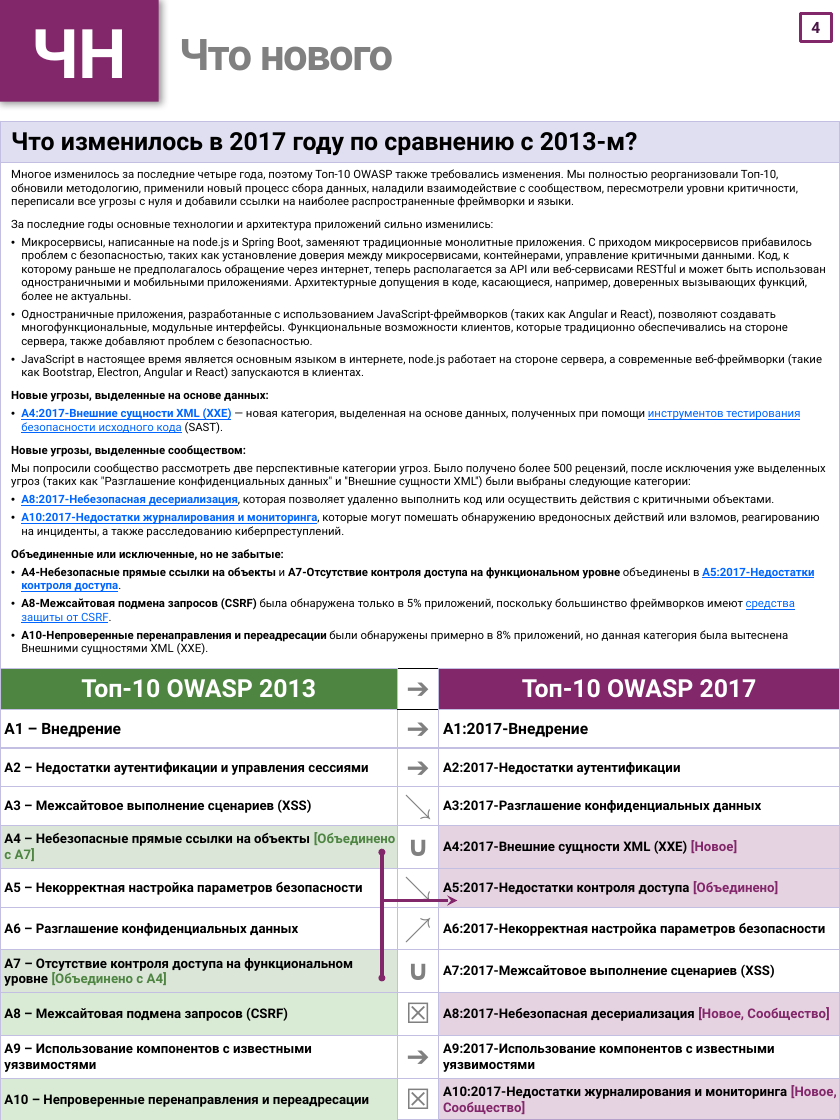
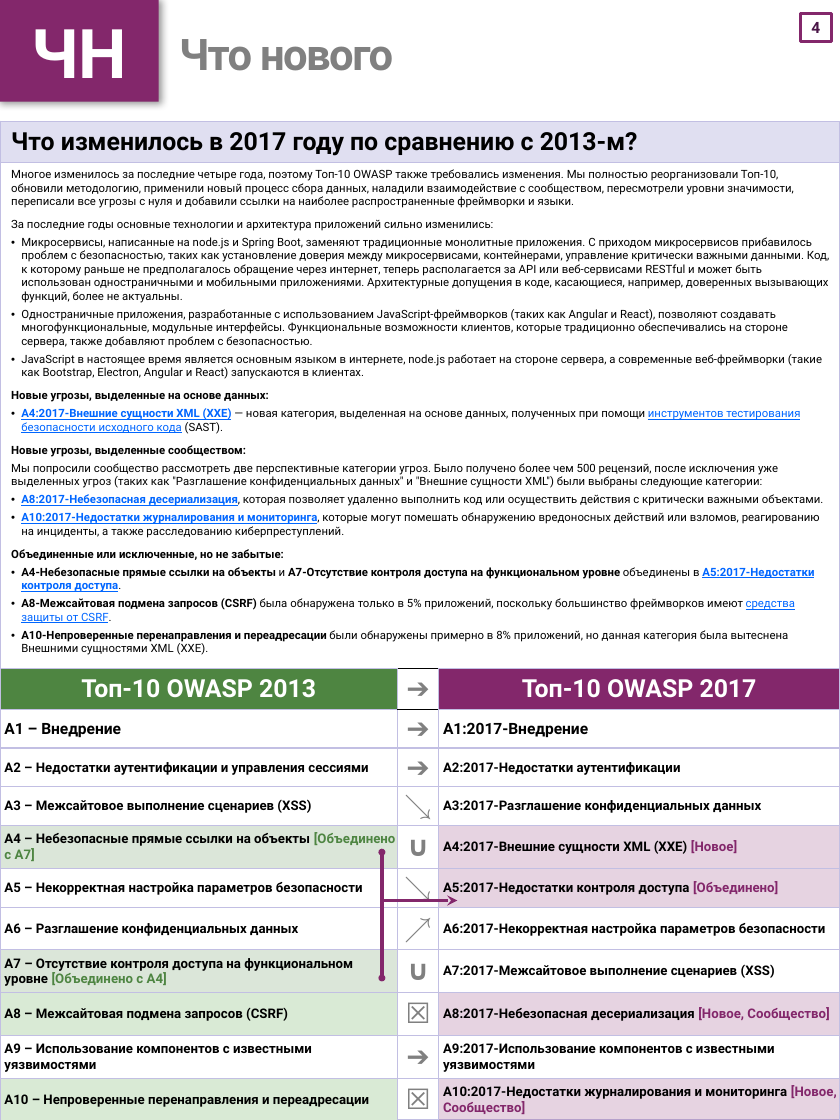
Before and after one commit to OWASP/Top10, a slide deck: slide 5 of 2017/OWASP Top 10-2017-ru.pptx. Drawn at 840x1120 pixels with LibreOffice and Linux fonts; fonts in the diff are those of the drawing. Boxes give left, top, right and bottom in pixels: in the first picture for what was removed or moved away, otherwise in the second. Text is boxed around its words. In the diff, an @@ line names an element or a change of style, - is before the commit and + after.

```diff
--- a/2017/OWASP Top 10-2017-ru.pptx
+++ b/2017/OWASP Top 10-2017-ru.pptx
@@ table at box(0, 121, 840, 1119) @@
@@ row 2, column 1: "Многое изменилось за последние четыре года, поэтому Топ-10 OWASP также требовались изменения. Мы полностью реорганизовали Топ-10, обновили методологию, применили новый процесс сбора данных, наладили взаимодействие с сообществом, пересмотрели уровни критичности, переписали все угрозы с нуля и добавили ссылки на наиболее распространенные фреймворки и языки. / За последние годы основные технологии и архитектура приложений сильно изменились: / Микросервисы, написанные на node.js и Spring Boot, заменяют традиционные монолитные приложения. С приходом микросервисов прибавилось проблем с безопасностью, таких как установление доверия между микросервисами, контейнерами, управление критичными данными. Код, к которому раньше не предполагалось обращение через интернет, теперь располагается за API или веб-сервисами RESTful и может быть использован одностраничными и мобильными приложениями. Архитектурные допущения в коде, касающиеся, например, доверенных вызывающих функций, более не актуальны. / Одностраничные приложения, разработанные с использованием JavaScript-фреймворков (таких как Angular и React), позволяют создавать многофункциональные, модульные интерфейсы. Функциональные возможности клиентов, которые традиционно обеспечивались на стороне сервера, также добавляют проблем с безопасностью. / JavaScript в настоящее время является основным языком в интернете, node.js работает на стороне сервера, а современные веб-фреймворки (такие как Bootstrap, Electron, Angular и React) запускаются в клиентах. / Новые угрозы, выделенные на основе данных: / A4:2017-Внешние сущности XML (XXE) — новая категория, выделенная на основе данных, полученных при помощи инструментов тестирования безопасности исходного кода (SAST). / Новые угрозы, выделенные сообществом: / Мы попросили сообщество рассмотреть две перспективные категории угроз. Было получено более 500 рецензий, после исключения уже выделенных угроз (таких как "Разглашение конфиденциальных данных" и "Внешние сущности XML") были выбраны следующие категории: / A8:2017-Небезопасная десериализация, которая позволяет удаленно выполнить код или осуществить действия с критичными объектами. / A10:2017-Недостатки журналирования и мониторинга, которые могут помешать обнаружению вредоносных действий или взломов, реагированию на инциденты, а также расследованию киберпреступлений. / Объединенные или исключенные, но не забытые: / A4-Небезопасные прямые ссылки на объекты и A7-Отсутствие контроля доступа на функциональном уровне объединены в A5:2017-Недостатки контроля доступа. / A8-Межсайтовая подмена запросов (CSRF) была обнаружена только в 5% приложений, поскольку большинство фреймворков имеют средства защиты от CSRF. / A10-Непроверенные перенаправления и переадресации были обнаружены примерно в 8% приложений, но данная категория была вытеснена Внешними сущностями XML (XXE)." to "Многое изменилось за последние четыре года, поэтому Топ-10 OWASP также требовались изменения. Мы полностью реорганизовали Топ-10, обновили методологию, применили новый процесс сбора данных, наладили взаимодействие с сообществом, пересмотрели уровни значимости, переписали все угрозы с нуля и добавили ссылки на наиболее распространенные фреймворки и языки. / За последние годы основные технологии и архитектура приложений сильно изменились: / Микросервисы, написанные на node.js и Spring Boot, заменяют традиционные монолитные приложения. С приходом микросервисов прибавилось проблем с безопасностью, таких как установление доверия между микросервисами, контейнерами, управление критически важными данными. Код, к которому раньше не предполагалось обращение через интернет, теперь располагается за API или веб-сервисами RESTful и может быть использован одностраничными и мобильными приложениями. Архитектурные допущения в коде, касающиеся, например, доверенных вызывающих функций, более не актуальны. / Одностраничные приложения, разработанные с использованием JavaScript-фреймворков (таких как Angular и React), позволяют создавать многофункциональные, модульные интерфейсы. Функциональные возможности клиентов, которые традиционно обеспечивались на стороне сервера, также добавляют проблем с безопасностью. / JavaScript в настоящее время является основным языком в интернете, node.js работает на стороне сервера, а современные веб-фреймворки (такие как Bootstrap, Electron, Angular и React) запускаются в клиентах. / Новые угрозы, выделенные на основе данных: / A4:2017-Внешние сущности XML (XXE) — новая категория, выделенная на основе данных, полученных при помощи инструментов тестирования безопасности исходного кода (SAST). / Новые угрозы, выделенные сообществом: / Мы попросили сообщество рассмотреть две перспективные категории угроз. Было получено более чем 500 рецензий, после исключения уже выделенных угроз (таких как "Разглашение конфиденциальных данных" и "Внешние сущности XML") были выбраны следующие категории: / A8:2017-Небезопасная десериализация, которая позволяет удаленно выполнить код или осуществить действия с критически важными объектами. / A10:2017-Недостатки журналирования и мониторинга, которые могут помешать обнаружению вредоносных действий или взломов, реагированию на инциденты, а также расследованию киберпреступлений. / Объединенные или исключенные, но не забытые: / A4-Небезопасные прямые ссылки на объекты и A7-Отсутствие контроля доступа на функциональном уровне объединены в A5:2017-Недостатки контроля доступа. / A8-Межсайтовая подмена запросов (CSRF) была обнаружена только в 5% приложений, поскольку большинство фреймворков имеют средства защиты от CSRF. / A10-Непроверенные перенаправления и переадресации были обнаружены примерно в 8% приложений, но данная категория была вытеснена Внешними сущностями XML (XXE)." @@
```
Also in this commit, not shown: 19 other slides changed, 14 other files.
